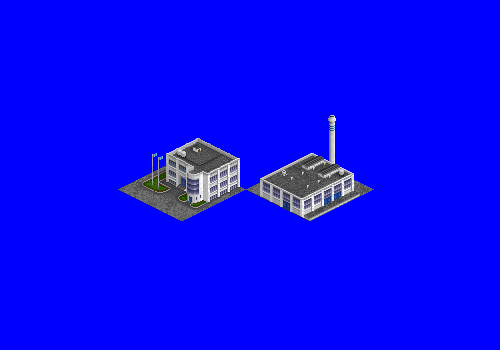
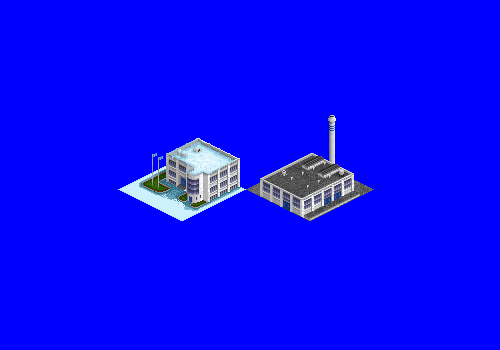
Layer changes from the first 500px x 350px image to the second:
showed "snow" (1st of 2, in "Offices"), painted on it over [118, 138, 246, 221]
